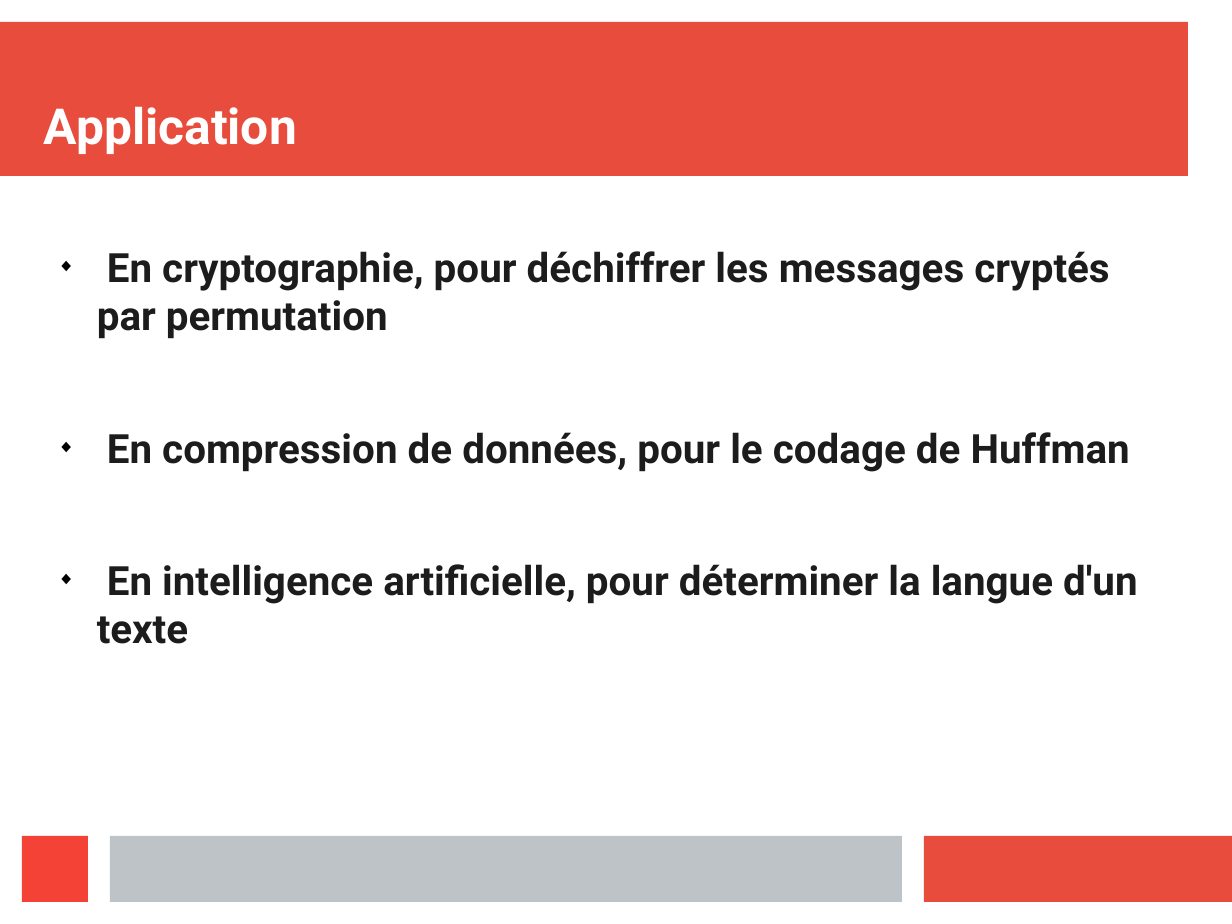
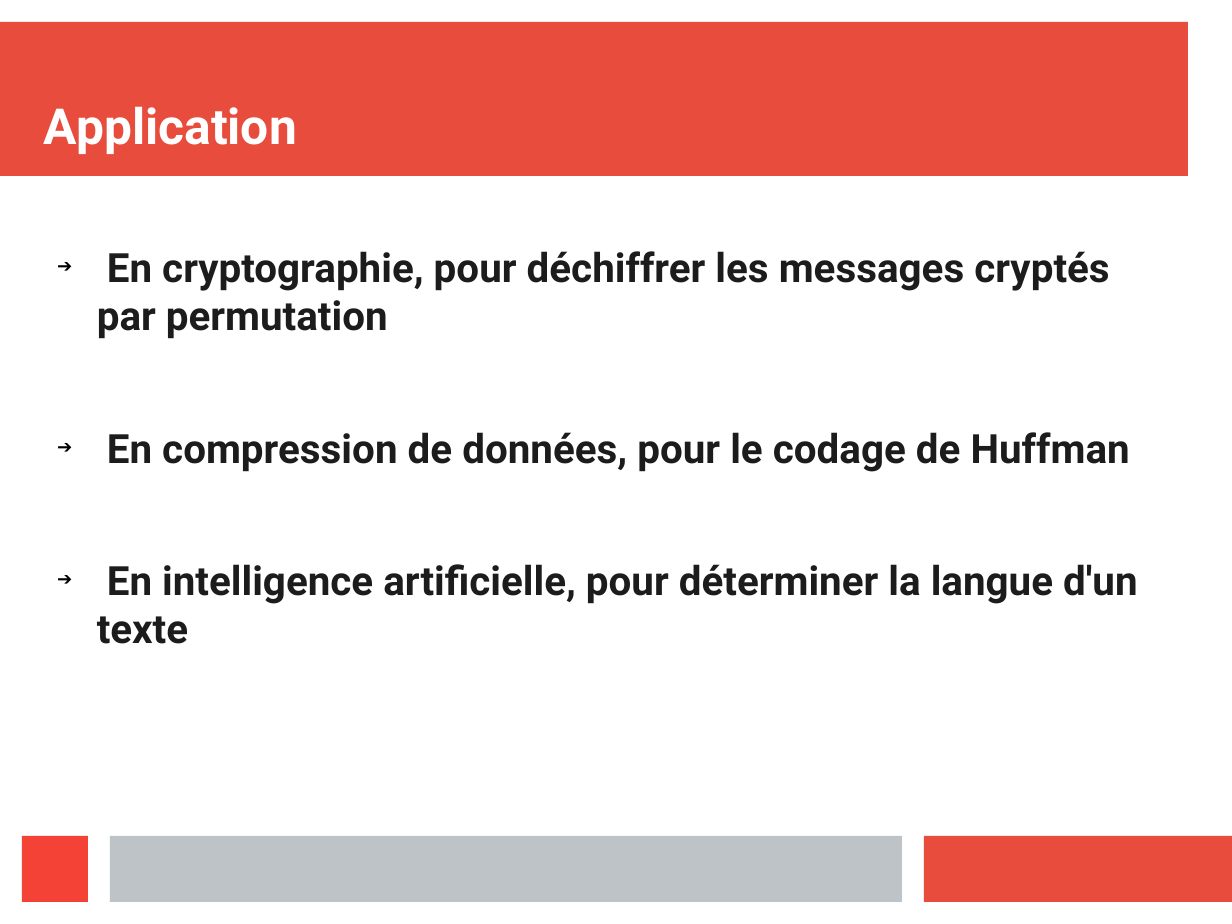
Before and after one commit to 0xbeefed/FreqAnalysis, a slide deck: slide 2 of presentationOral.odp. Drawn at 1232x924 pixels with LibreOffice and Linux fonts; fonts in the diff are those of the drawing. Boxes give left, top, right and bottom in pixels: in the first picture for what was removed or moved away, otherwise in the second. Text is boxed around its words. In the diff, an @@ line names an element or a change of style, - is before the commit and + after.

```diff
--- a/presentationOral.odp
+++ b/presentationOral.odp
@@ text "En cryptographie, pour déchiffrer les ..." at <box>97,251,1137,644</box>: bullet ◆ to ➔ @@
```
Also in this commit, not shown: 3 other slides changed.
